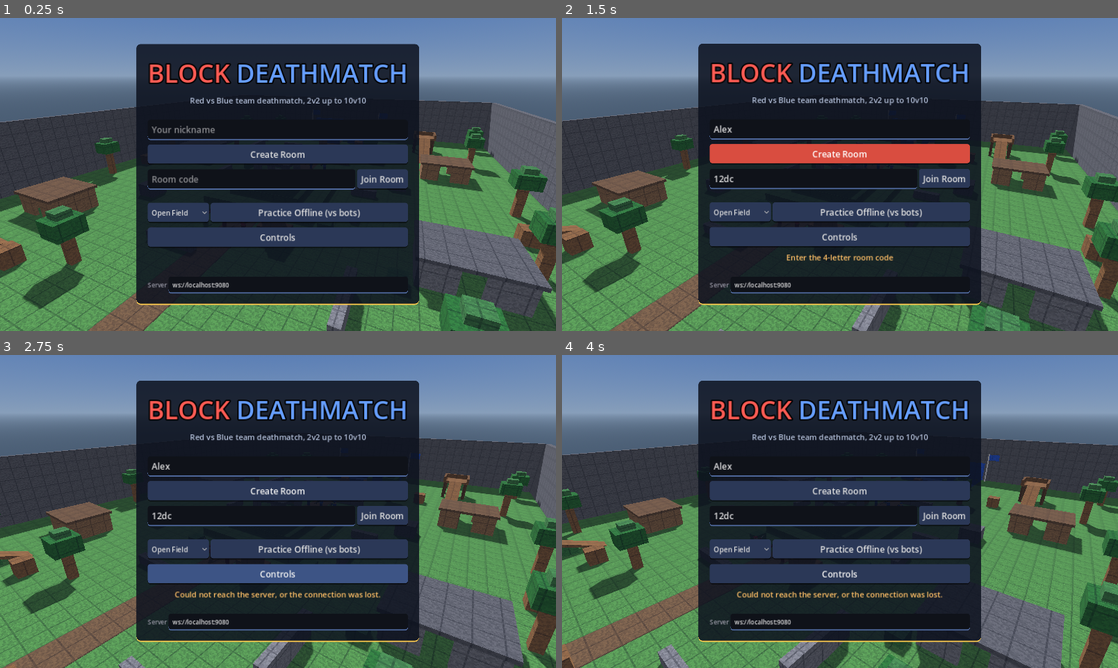
Above: before the commit, frames 1-4 (two rows, left to right).
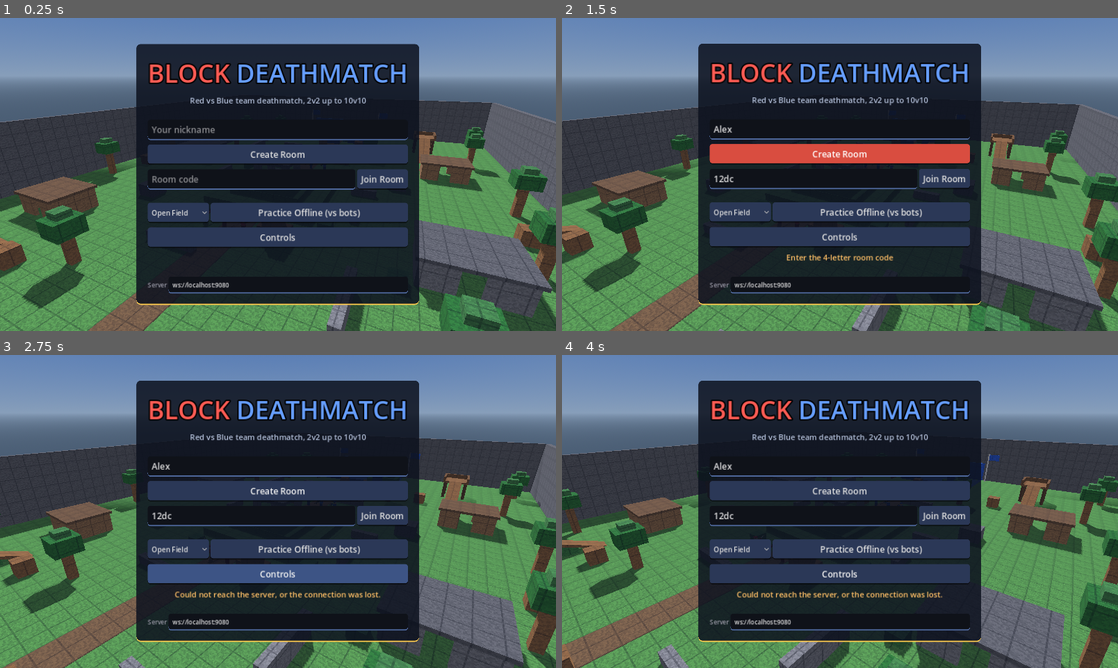
Above: after the commit, the same moments.

Repository: HarisSuta34/deathmatch_game
Game: Godot game, scene res://main.tscn
Two runs of this game, one before a commit and one after it. Both use one fixed random seed, a clock stepped at 60 frames per second and the inputs below.
Inputs (mouse positions are in pixels of both pictures, inside the frame that each line leads up to):
- Up to frame 1 (0.25 s): no input
- Up to frame 2 (1.5 s): click (840, 130) at 0.52 s; type "Alex" at 0.6 s; click (812, 180) at 0.75 s; type "12" at 0.83 s; tap Enter at 1.25 s; move the mouse to (962, 158) at 1.27 s; hold D (right) from 1.28 s (still down); hold Shift (sprint) from 1.28 s (still down); tap C (crouch) at 1.35 s; click (962, 158) at 1.42 s
- Up to frame 3 (2.75 s): tap Space (jump) at 1.52 s; release D (right) at 2 s; release Shift (sprint) at 2 s; drag from (166, 527) to (250, 574) at 2.02 s
- Up to frame 4 (4 s): move the mouse to (895, 442) at 2.77 s; hold D (right) 2.78-3.5 s; hold Shift (sprint) 2.78-3.5 s; tap Q (aim_toggle) at 2.85 s; drag from (812, 574) to (673, 464) at 3.52 s

The runs differ from the first frame. In frame 1, 0.4% of the frame differs, in the area x 0-100%, y 27-100%; in frame 2, 0.6%; in frame 3, 0.7%, in the area x 0-100%, y 29-100%; in frame 4, 0.6%.

Commit message:
Fix freezes: remove heal-zone light (shader rebuild stall), faster map ray tests, lighter shadows, no hiDPI rendering on web; bot/perf dev tools
Co-Authored-By: Claude Opus 5.5 <noreply@anthropic.com>

Diff:
--- a/project.godot
+++ b/project.godot
@@ -18,8 +18,11 @@
 window/size/viewport_height=720
 window/stretch/mode="canvas_items"
 window/stretch/aspect="expand"
+window/dpi/allow_hidpi=false
 
 [rendering]
 
 renderer/rendering_method="gl_compatibility"
 renderer/rendering_method.mobile="gl_compatibility"
+lights_and_shadows/directional_shadow/size=2048
+lights_and_shadows/directional_shadow/soft_shadow_filter_quality=0
--- a/scripts/client/avatar.gd
+++ b/scripts/client/avatar.gd
@@ -45,6 +45,7 @@
 var _sway := Vector2.ZERO
 var _last_yaw := 0.0
 var _shielded := false
+var _hit_crouch := false
 
 
 func setup(team: int, nick: String, remote: bool, friendly := false) -> void:
@@ -202,8 +203,9 @@
 	hips.position.y = 0.75 - CROUCH_DROP * _crouch
 	upper.position.y = -CROUCH_DROP * _crouch + bob * (1.0 - _air)
 	upper.rotation.x = 0.15 * _crouch
-	if _hit_col:
-		var h := lerpf(1.8, 1.25, _crouch)
+	if _hit_col and _hit_crouch != crouch:   # only touch the physics shape when it changes
+		_hit_crouch = crouch
+		var h := 1.25 if crouch else 1.8
 		(_hit_col.shape as BoxShape3D).size.y = h
 		_hit_col.position.y = h * 0.5
 	# Weapon sway from turning, idle breathing and walking.
--- a/scripts/client/game.gd
+++ b/scripts/client/game.gd
@@ -320,12 +320,8 @@
 	_box(_heal, Vector3(2.8, 0.05, 2.8), Vector3(0, 0.03, 0), _unlit(Color(0.2, 1.0, 0.35, 0.45)))
 	_box(_heal, Vector3(1.8, 0.07, 0.5), Vector3(0, 0.05, 0), white)
 	_box(_heal, Vector3(0.5, 0.07, 1.8), Vector3(0, 0.05, 0), white)
-	var light := OmniLight3D.new()
-	light.light_color = Color(0.3, 1.0, 0.4)
-	light.light_energy = 1.5
-	light.omni_range = 4.0
-	light.position.y = 1.0
-	_heal.add_child(light)
+	# Glow without a real light (a light would force a shader rebuild = multi-second freeze on the web).
+	_box(_heal, Vector3(2.4, 1.6, 2.4), Vector3(0, 0.8, 0), _unlit(Color(0.3, 1.0, 0.4, 0.12)))
 
 
 func _heal_taken(id: int, pos: Vector3, new_hp: int) -> void:
--- a/scripts/dev/bot.gd
+++ b/scripts/dev/bot.gd
@@ -8,6 +8,13 @@
 
 var mode := ""
 var port := 9080
+var url := ""        # ++ --url=wss://... to test a deployed server
+var _t0 := 0
+var _last_snap := 0
+var _first_snap := 0
+var _snap_n := 0
+var _gap_max := 0
+var _late := 0
 var teams := {}
 var enemy_pos := {}
 var alive := false
@@ -28,7 +35,9 @@
 	Net.disconnected.connect(func() -> void:
 		print("BOT disconnected")
 		get_tree().quit(1))
-	Net.connect_to("ws://localhost:%d" % port)
+	_t0 = Time.get_ticks_msec()
+	Net.connect_to(url if url != "" else "ws://localhost:%d" % port)
+	Net.connected.connect(func() -> void: print("BOT connected after %d ms" % (Time.get_ticks_msec() - _t0)))
 
 
 func _on_msg(msg: String, a: Array) -> void:
@@ -55,6 +64,16 @@
 				alive = true
 				pos = Vector3(10 + (Net.my_id % 5), 0.1, -10 if teams[Net.my_id] == 0 else -22)
 		"snap":
+			# Snapshot timing: the server should send 20 per second, evenly.
+			var now := Time.get_ticks_msec()
+			if _first_snap == 0:
+				_first_snap = now
+			if _last_snap > 0:
+				_snap_n += 1
+				_gap_max = maxi(_gap_max, now - _last_snap)
+				if now - _last_snap > 150:
+					_late += 1
+			_last_snap = now
 			tick = a[0]
 			enemy_pos.clear()
 			var ids: PackedInt32Array = a[2]
@@ -71,6 +90,8 @@
 			print("BOT kill event: %d killed %d with %s, scores %s" % [a[0], a[1], a[2], a[3]])
 		"match_end":
 			print("BOT match end: scores %s winner %d" % [a[0], a[1]])
+			var secs := (Time.get_ticks_msec() - _first_snap) / 1000.0
+			print("BOT snapshots: %.1f per second, longest gap %d ms, gaps over 150 ms: %d" % [_snap_n / secs, _gap_max, _late])
 
 
 func _process(delta: float) -> void:
--- a/scripts/main.gd
+++ b/scripts/main.gd
@@ -27,12 +27,18 @@
 		var bot: Node = load("res://scripts/dev/bot.gd").new()
 		bot.mode = opt.bot
 		bot.port = int(opt.get("port", Config.DEFAULT_PORT))
+		bot.url = opt.get("url", "")
 		add_child(bot)
 		return
 	_setup_input()
 	Net.message.connect(_on_msg)
 	Net.disconnected.connect(_end_game)
+	var t0 := Time.get_ticks_msec()
 	Sfx.init()
+	if opt.has("perf"):
+		print("PERF sound generation: %d ms" % (Time.get_ticks_msec() - t0))
+		DisplayServer.window_set_vsync_mode(DisplayServer.VSYNC_DISABLED)   # show real headroom
+		_perf_loop()
 	if Config.touch_device():
 		_setup_portrait_hint()
 	menu = Menu.new()
@@ -97,6 +103,19 @@
 	Input.mouse_mode = Input.MOUSE_MODE_VISIBLE
 
 
+# Dev helper: `++ --perf` prints frame rate and costs every 2 seconds.
+func _perf_loop() -> void:
+	while true:
+		await get_tree().create_timer(2.0).timeout
+		print("PERF fps %d | frame cpu %.1f ms | physics %.1f ms | draw calls %d | objects %d | nodes %d" % [
+			Performance.get_monitor(Performance.TIME_FPS),
+			Performance.get_monitor(Performance.TIME_PROCESS) * 1000.0,
+			Performance.get_monitor(Performance.TIME_PHYSICS_PROCESS) * 1000.0,
+			Performance.get_monitor(Performance.RENDER_TOTAL_DRAW_CALLS_IN_FRAME),
+			Performance.get_monitor(Performance.RENDER_TOTAL_OBJECTS_IN_FRAME),
+			Performance.get_monitor(Performance.OBJECT_NODE_COUNT)])
+
+
 # Dev helper: `++ --shot=file.png [--shot-delay=2] [--pose=x,z,yaw,pitch] [--hud=death]`
 # saves a screenshot and quits.
 func _screenshot(path: String, delay: float, opt: Dictionary) -> void:
--- a/scripts/shared/maps.gd
+++ b/scripts/shared/maps.gd
@@ -50,6 +50,7 @@
 			else:
 				b.inv = (b.t as Transform3D).affine_inverse()
 				b.aabb = AABB(-b.s * 0.5, b.s)
+				b.waabb = (b.t as Transform3D) * (b.aabb as AABB)
 				solid.append(b)
 		_cache[id] = {"id": id, "boxes": solid, "decor": decor, "hx": size.x, "hz": size.y}
 	return _cache[id]
@@ -68,6 +69,9 @@
 static func ray_world(map: Dictionary, from: Vector3, to: Vector3) -> float:
 	var best := 1.0
 	for b: Dictionary in map.boxes:
+		# Cheap world-space bounds test first; most boxes are rejected here.
+		if not (b.waabb as AABB).intersects_segment(from, to):
+			continue
 		var inv: Transform3D = b.inv
 		var lf := inv * from
 		var lt := inv * to
@@ -132,7 +136,8 @@
 	sun.rotation_degrees = Vector3(-50, 35, 0)
 	sun.light_energy = 0.7
 	sun.shadow_enabled = true
-	sun.directional_shadow_max_distance = 110.0
+	sun.directional_shadow_mode = DirectionalLight3D.SHADOW_PARALLEL_2_SPLITS   # 2 shadow passes instead of 4
+	sun.directional_shadow_max_distance = 70.0
 	parent.add_child(sun)
 	parent.add_child(build(map))
 
Not shown, changed: tools/test_net.ps1
